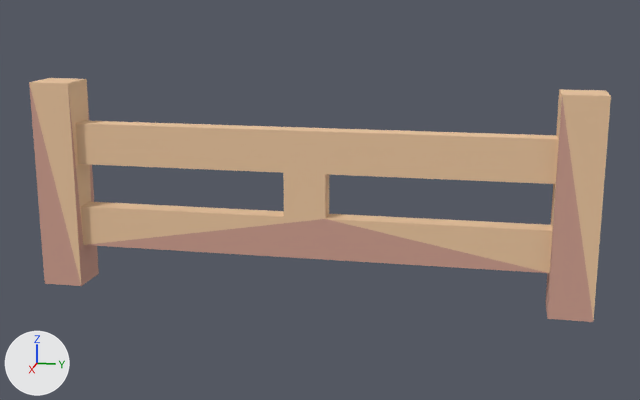
The glTF model example_game/world/props/fence.prop/model.glb as it was, and as the next commit left it.
One viewpoint serves both versions: a camera (50 mm lens) standing at (3.003, 0.649, 1.089) and looking at (-0.004, 0.048, 0.337). Every picture has the same lights, and +X, +Y and +Z are marked at lower left. The picture after the commit comes second. Vertices at exactly the same position are counted once.

Script lines for the objects in view, before the commit:
```python
me_model = bpy.data.meshes.new('model')
me_model.from_pydata(...)  # 40 vertices, 84 faces; spans x -0.07..0.08, y -1.0..1.0, z -0.02..0.74
me_model.materials.append(mat_style)
ob_model = bpy.data.objects.new('model', me_model)
ob_model.location = (0.0, 0.0, 0.0)
```
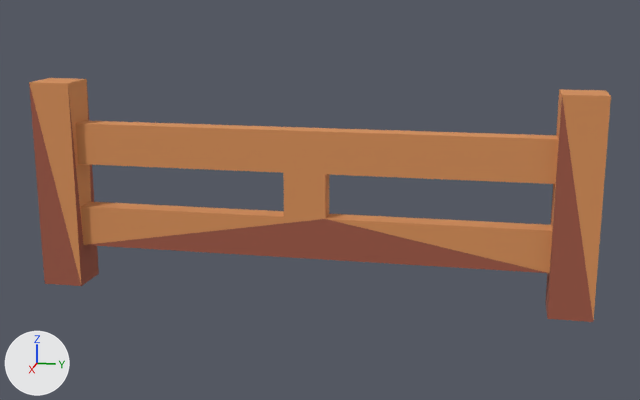
Pixel boxes (x1, y1, x2, y2) of what changed, in the pictures (640 x 400 px):
part 1 of me_model, recoloured (beige to orange): (29, 78, 611, 321) in both
part 2 of me_model, recoloured: (29, 84, 593, 322) in both

What changed in the scene script:
```text
Change me_model:
    where me_model.from_pydata(...)  # 40 vertices, 84 faces; spans x -0.07..0.08, y -1.0..1.0, z -0.02..0.74
    used by ob_model
    me_model part 1: 62 faces centred in x -0.07..0.08, y -1.0..1.0, z 0.23..0.74 are repainted in the vertex colours; the middle colour goes from beige #edc7a0 to orange #d9915a
    me_model part 2: 22 faces centred in x -0.07..0.08, y -1.0..1.0, z -0.02..0.28 are repainted in the vertex colours; the middle colour goes from beige #d0a090 to brown #a05a47
```
